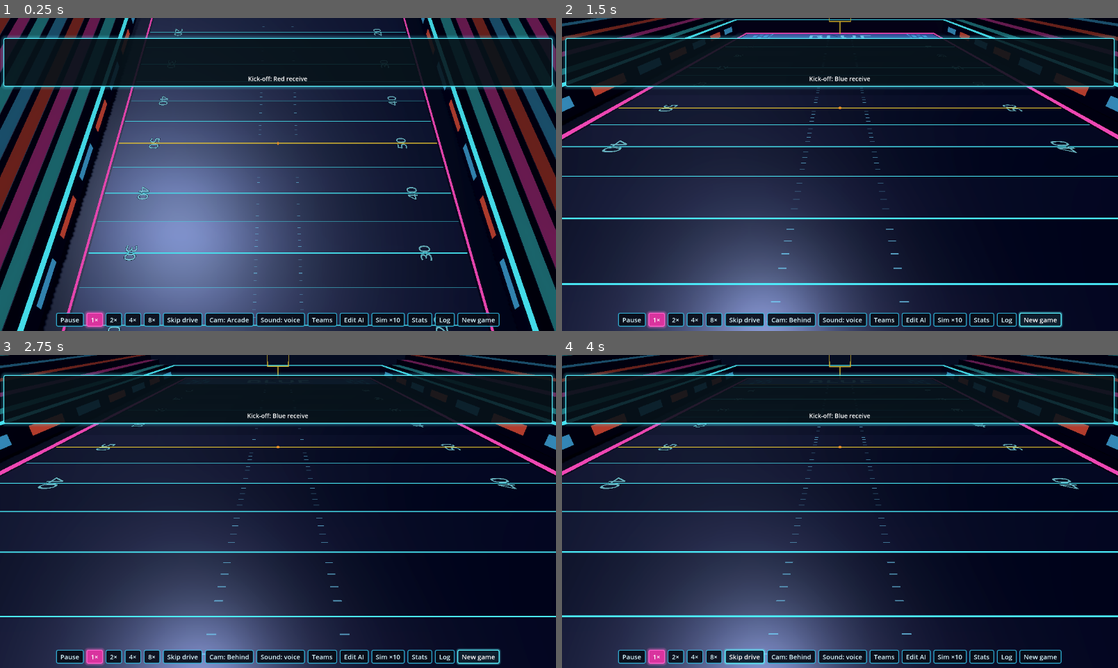
Above: before the commit, frames 1-4 (two rows, left to right).
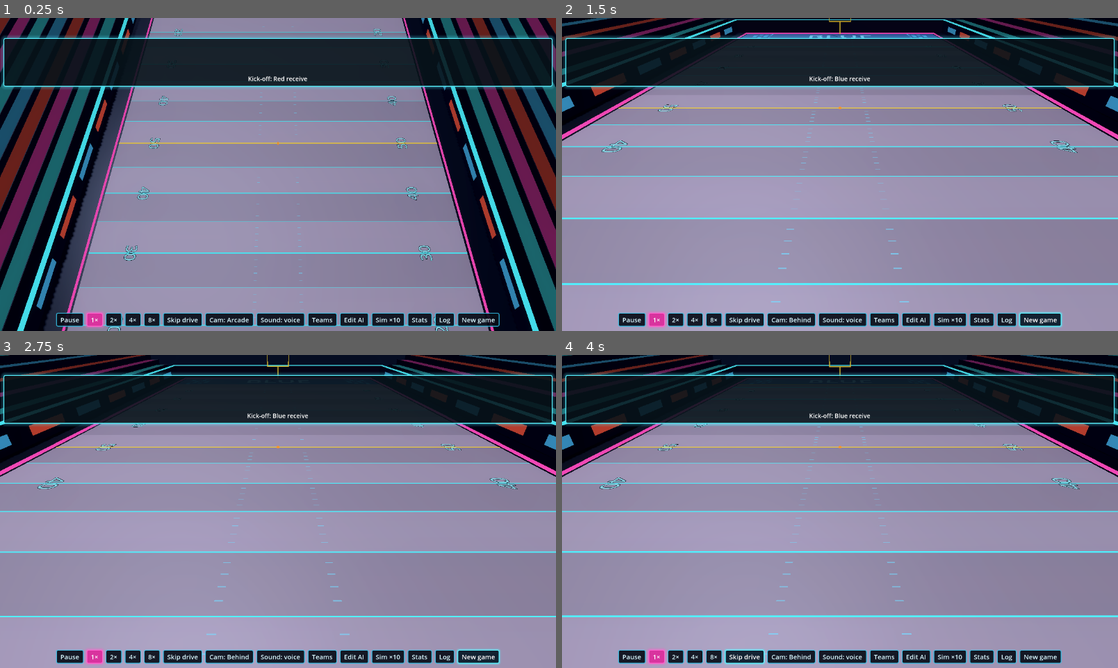
Above: after the commit, the same moments.

Repository: nathandunn/gridiron-bots
Game: Godot game, scene res://scenes/Main.tscn
Two runs of this game, one before a commit and one after it. Both use one fixed random seed, a clock stepped at 60 frames per second and the inputs below.
Inputs:
- Up to frame 1 (0.25 s): no input
- Up to frame 2 (1.5 s): click "Cam: Arcade" at 0.5 s; click "New game" at 1.25 s
- Up to frame 3 (2.75 s): click "New game" at 2 s
- Up to frame 4 (4 s): click "Skip drive" at 2.75 s; click "Skip drive" at 3.5 s

The runs differ from the first frame. In frame 1, 49% of the frame differs, in the area x 12-88%, y 0-100%; in frame 2, 70%; in frame 3, 71%, in the area x 0-100%, y 22-100%; in frame 4, 70%.
Error in both runs: Out of bounds get index '0' (on base: 'Array') (res://scripts/team.gd:14)

Commit message:
A light, matte grey field and a brighter blue, so both teams stand out
Co-Authored-By: Claude Opus 5.5 <noreply@anthropic.com>
Claude-Session: https://claude.ai/code/session_01HmE9FLbeVRN99oMBHaGgc2

Diff:
--- a/scripts/field_view.gd
+++ b/scripts/field_view.gd
@@ -8,7 +8,7 @@
 
 const HALF_W := 26.667
 ## Team colours (the HUD uses these too): a hot red-orange and an electric blue.
-const COLORS := [Color(1.0, 0.28, 0.2), Color(0.22, 0.6, 1.0)]
+const COLORS := [Color(1.0, 0.24, 0.18), Color(0.15, 0.62, 1.0)]
 const NEON := [Color(1.0, 0.35, 0.25), Color(0.3, 0.75, 1.0)]
 const CYAN := Color(0.3, 0.95, 1.0)
 const MAGENTA := Color(1.0, 0.3, 0.75)
@@ -126,10 +126,11 @@
 func _build_field() -> void:
 	# the arena floor beyond the field
 	_box(Vector3(140, 0.1, 190), Vector3(0, -0.1, 0), _metal(Color(0.07, 0.08, 0.1)))
-	# the field: dark steel plates in five-yard bands
+	# the field: light grey steel plates in five-yard bands - neutral, so red and blue robots
+	# both stand out against it
 	for i in 20:
-		var shade := Color(0.12, 0.14, 0.19) if i % 2 == 0 else Color(0.1, 0.12, 0.16)
-		_box(Vector3(HALF_W * 2.0, 0.04, 5.0), Vector3(0, -0.02, -47.5 + i * 5.0), _metal(shade))
+		var shade := Color(0.42, 0.43, 0.44) if i % 2 == 0 else Color(0.37, 0.38, 0.39)
+		_box(Vector3(HALF_W * 2.0, 0.04, 5.0), Vector3(0, -0.02, -47.5 + i * 5.0), _mat(shade))   # matte: no glare
 	# end zones: team light, with chevrons
 	for t in 2:
 		var z := -55.0 if t == 0 else 55.0
--- a/scripts/main.gd
+++ b/scripts/main.gd
@@ -285,7 +285,7 @@
 	e.background_mode = Environment.BG_COLOR
 	e.background_color = Color(0.02, 0.025, 0.05)
 	e.ambient_light_source = Environment.AMBIENT_SOURCE_COLOR
-	e.ambient_light_color = Color(0.45, 0.5, 0.7)
+	e.ambient_light_color = Color(0.6, 0.6, 0.65)
 	e.ambient_light_energy = 0.55
 	e.glow_enabled = true
 	e.glow_intensity = 0.9
